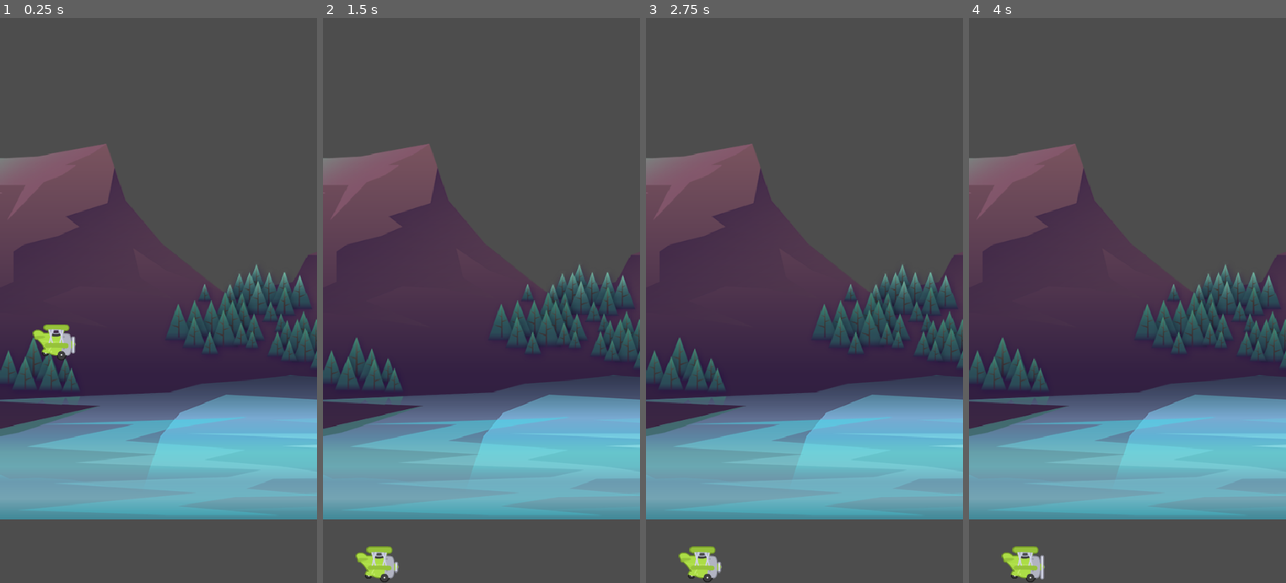
Above: before the commit, frames 1-4 (left to right).
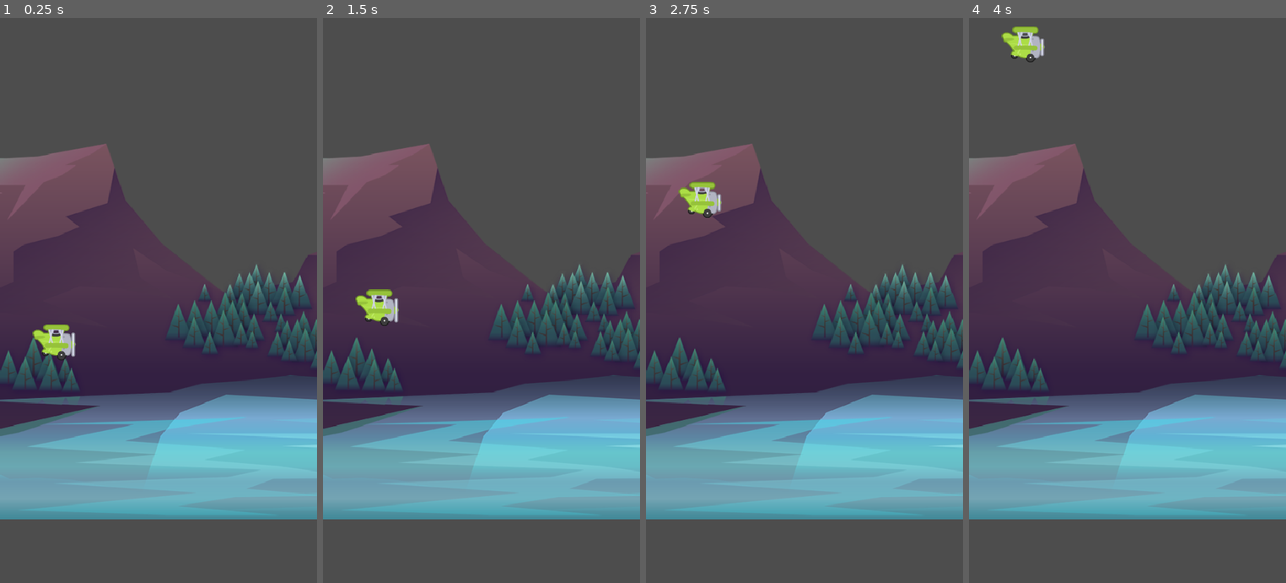
Above: after the commit, the same moments.

Repository: Peter-Pander/Tappy
Game: Godot game, scene res://Scenes/Game/Game.tscn
The game is run twice, just before and just after one commit, with the same random seed, the same clock (stepped at 60 frames per second) and the same inputs.
Inputs:
- Up to frame 1 (0.25 s): no input
- Up to frame 2 (1.5 s): tap Space (jump, bound only after the commit) at 0.6, 0.77, 1.07, 1.35 s
- Up to frame 3 (2.75 s): tap Space (jump, bound only after the commit) at 1.52, 1.82, 2.1 s
- Up to frame 4 (4 s): tap Space (jump, bound only after the commit) at 2.85, 3.02, 3.32, 3.6, 3.77 s

The runs differ from the first frame. In frame 1, less than 0.1% of the frame differs, in the area x 22-24%, y 55-60%; in frame 2, 1.1%; in frame 3, 1.1%, in the area x 10-24%, y 29-100%; in frame 4, 1.1%.

Commit message:
Add jump input for plane using jump action
- Plane now responds to "jump" input
- Applies upward velocity using JUMP_POWER
- Integrated with existing gravity and move_and_slide()

Diff:
--- a/Scenes/Plane/Plane.gd
+++ b/Scenes/Plane/Plane.gd
@@ -1,6 +1,7 @@
 extends CharacterBody2D
 
 
+const JUMP_POWER: float = -350.0
 var _gravity: float = ProjectSettings.get("physics/2d/default_gravity")
 
 # Called when the node enters the scene tree for the first time.
@@ -16,4 +17,7 @@
 func _physics_process(delta: float) -> void:
 	velocity.y += _gravity * delta
 
+	if Input.is_action_just_pressed("jump"):
+		velocity.y = JUMP_POWER
+
 	move_and_slide()
--- a/Scenes/Plane/Plane.tscn
+++ b/Scenes/Plane/Plane.tscn
@@ -43,8 +43,7 @@
 sprite_frames = SubResource("SpriteFrames_k87n1")
 animation = &"fly"
 autoplay = "fly"
-frame = 2
-frame_progress = 0.3171
+frame_progress = 0.829941
 
 [node name="CollisionShape2D" type="CollisionShape2D" parent="."]
 position = Vector2(3, 0)
--- a/project.godot
+++ b/project.godot
@@ -30,6 +30,14 @@
 naming/scene_name_casing=1
 naming/script_name_casing=1
 
+[input]
+
+jump={
+"deadzone": 0.2,
+"events": [Object(InputEventKey,"resource_local_to_scene":false,"resource_name":"","device":-1,"window_id":0,"alt_pressed":false,"shift_pressed":false,"ctrl_pressed":false,"meta_pressed":false,"pressed":false,"keycode":0,"physical_keycode":32,"key_label":0,"unicode":32,"location":0,"echo":false,"script":null)
+]
+}
+
 [rendering]
 
 renderer/rendering_method="mobile"
